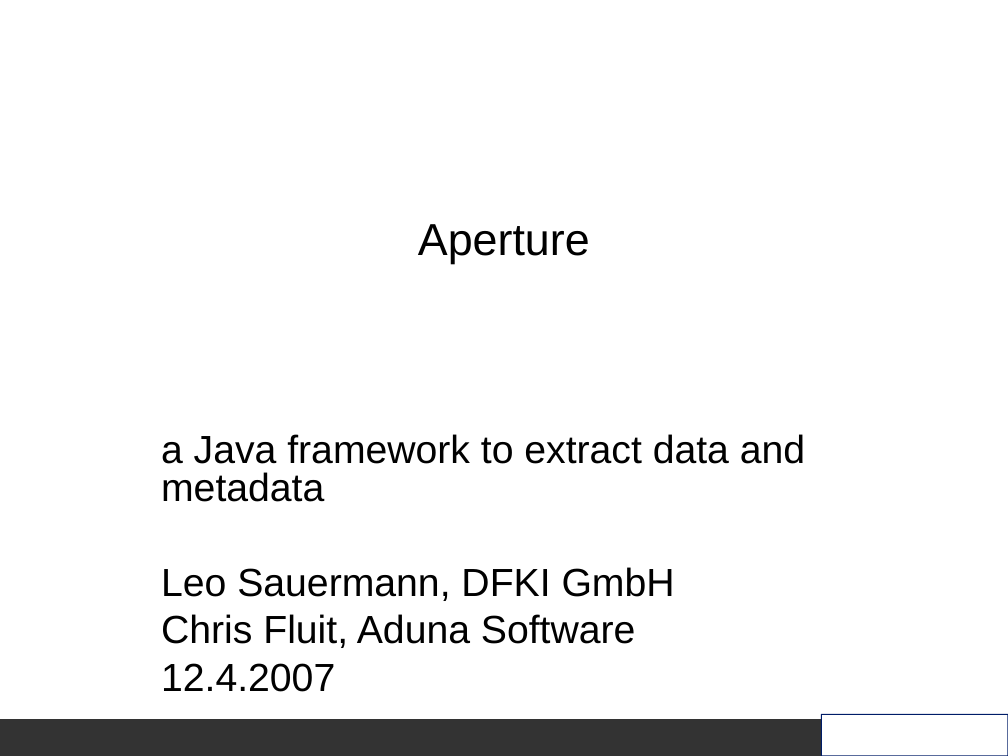
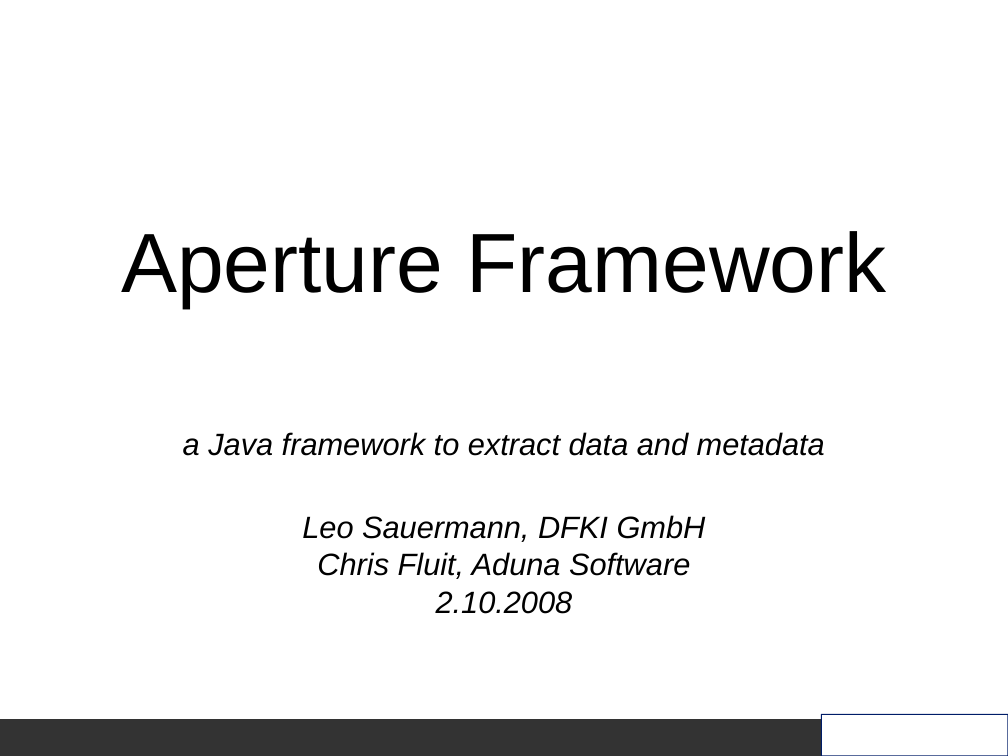
Before and after one commit to aurora/aperture, a slide deck: slide 1 of aperture/doc/Aperture_slides.ppt. Drawn at 1008x756 pixels with LibreOffice and Linux fonts; fonts in the diff are those of the drawing; background and template pictures are left out. Boxes give left, top, right and bottom in pixels: in the first picture for what was removed or moved away, otherwise in the second. Text is boxed around its words. In the diff, an @@ line names an element or a change of style, - is before the commit and + after.

Commit message:
updated the Aperture_slides.ppt presentation

```diff
--- a/aperture/doc/Aperture_slides.ppt
+++ b/aperture/doc/Aperture_slides.ppt
@@ title at <box>121,231,886,308</box>: text changed; size 32 to 60 pt @@
-Aperture
+Aperture Framework
@@ subtitle at <box>183,432,825,579</box>: size 28 to 22 pt, italic on; alignment left to centre; line spacing 0.8 to 0.75 @@
@@ subtitle at <box>436,591,573,614</box>: text changed; size 28 to 22 pt; italic on @@
-12.4.2007
+2.10.2008
```
Also in this commit, not shown: 19 other slides changed, 7 slides added, 1 other file.
